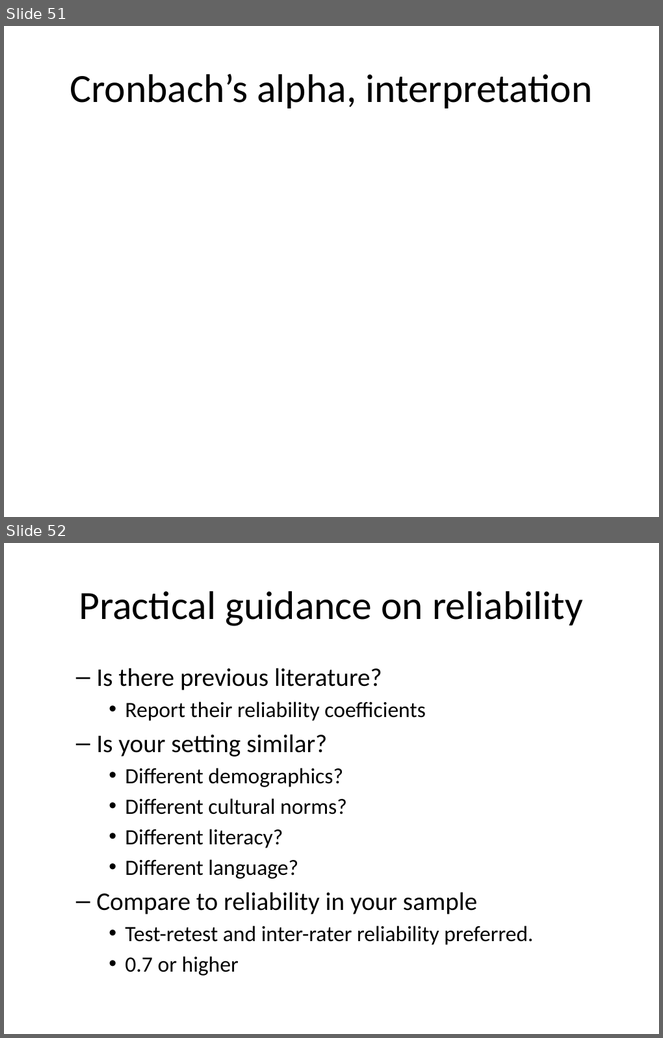
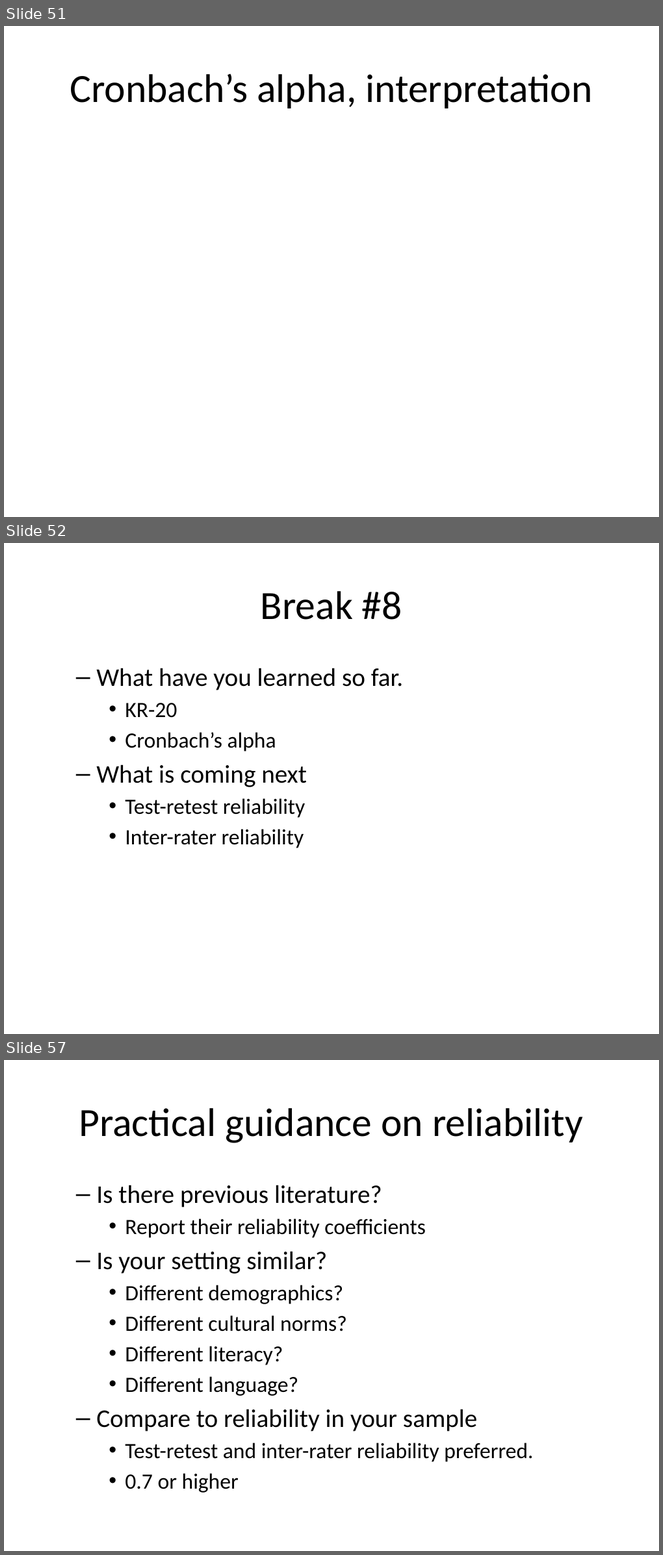
Before and after one commit to pmean/classes, a slide deck: clinical-research-methodology/results/video09-slides-and-speaker-notes.pptx. Shown one above the other, each under a label of ours: slides 51 and 52 before the commit, slides 51, 52 and 57 after it; the slides between them are not shown. The pictures are 663x1038 and 663x1555 pixels, drawn with LibreOffice and Linux fonts; fonts in the diff are those of the drawing. Boxes give left, top, right and bottom in pixels: in the first picture for what was removed or moved away, otherwise in the second. Text is boxed around its words. In the diff, an @@ line names an element or a change of style, - is before the commit and + after.

```diff
--- a/clinical-research-methodology/results/video09-slides-and-speaker-notes.pptx
+++ b/clinical-research-methodology/results/video09-slides-and-speaker-notes.pptx
@@ slide 52 added at [4, 543, 659, 1034], background #FFFFFF @@
@@ title added at [261, 591, 402, 620], 44 pt, text #000000 @@
+Break #8
@@ text added at [96, 668, 404, 849], 24 pt, text #000000 @@
+  – What have you learned so far.
+    • KR-20
+    • Cronbach’s alpha
+  – What is coming next
+    • Test-retest reliability
+    • Inter-rater reliability
@@ what was slide 52 is now slide 57 @@
```
Also in this commit, not shown: 3 slides changed, 4 other slides added, 9 other files.
